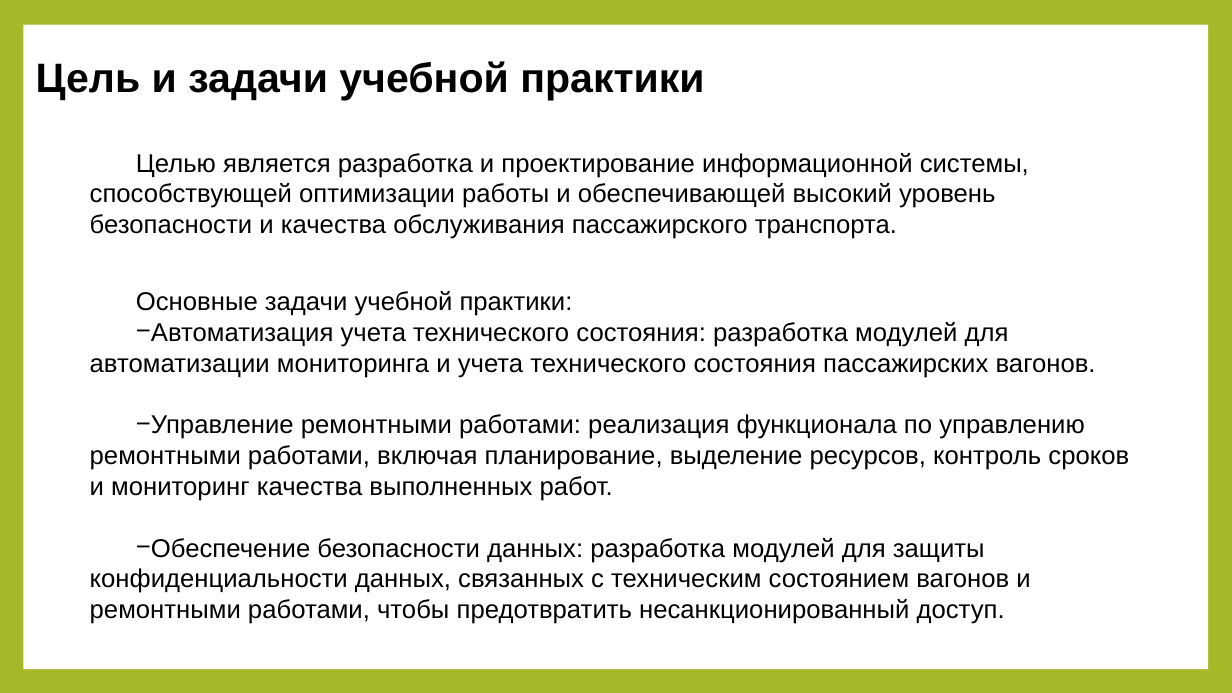
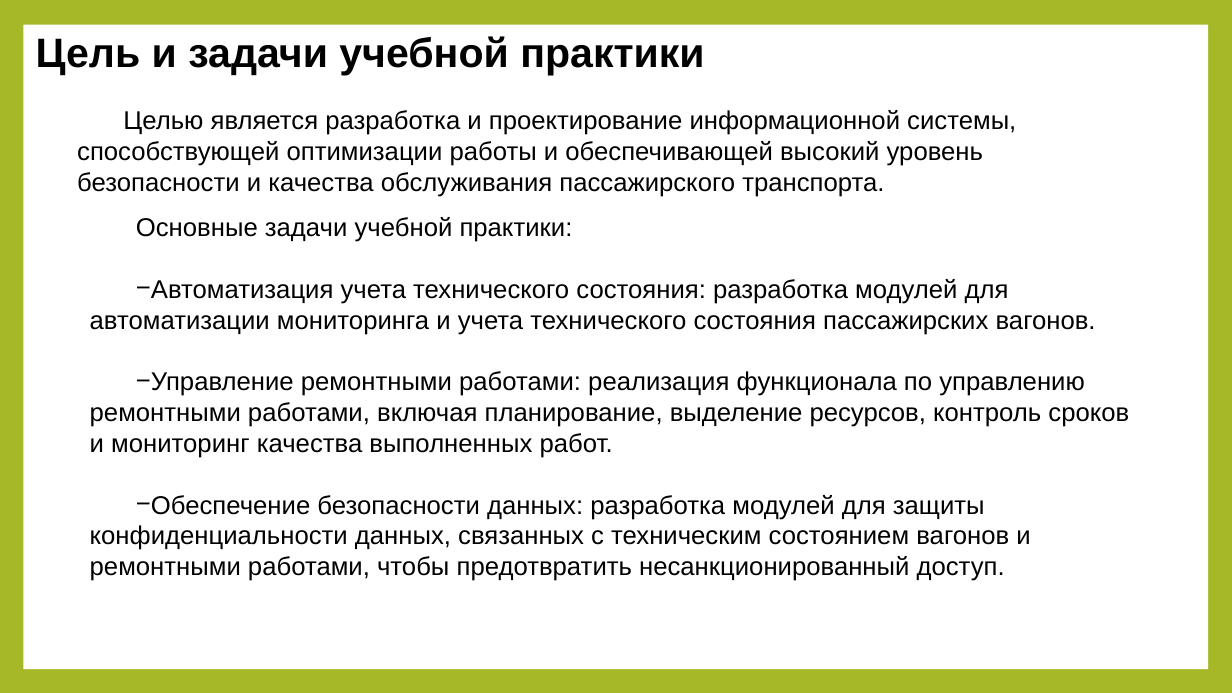
Before and after one commit to APET138/ISPP-5, a slide deck: slide 2 of Презентация1.pptx. Drawn at 1232x693 pixels with LibreOffice and Linux fonts; fonts in the diff are those of the drawing. Boxes give left, top, right and bottom in pixels: in the first picture for what was removed or moved away, otherwise in the second. Text is boxed around its words. In the diff, an @@ line names an element or a change of style, - is before the commit and + after.

```diff
--- a/Презентация1.pptx
+++ b/Презентация1.pptx
@@ text "Цель и задачи учебной практики" moved from (x1=36, y1=61, x2=704, y2=100) to (x1=36, y1=36, x2=704, y2=75) @@
@@ text "Целью является разработка и проектирование ..." moved from (x1=90, y1=153, x2=1029, y2=239) to (x1=77, y1=110, x2=1016, y2=197) @@
@@ text "Основные задачи учебной практики:" rewrapped from (x1=90, y1=291, x2=1129, y2=624) to (x1=90, y1=217, x2=1129, y2=581) @@
```
Also in this commit, not shown: 5 other slides changed, 3 slides added, 2 slides removed.
